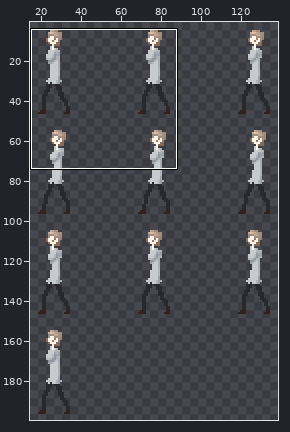
Sprite sheet, stored at Assets/Animation/Sprite/Selma/Shot_upper.png. Above, an overview of the earlier version with the close-up marked.
Close-up. Before the commit:
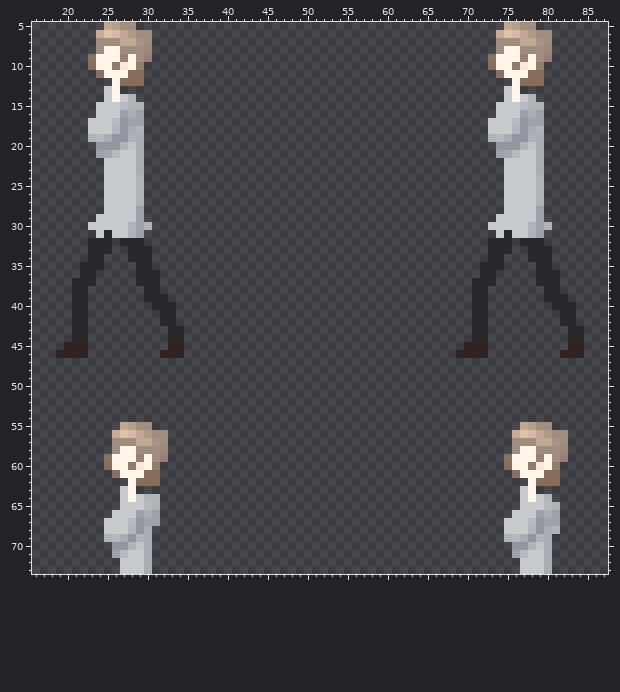
The file is 150x200 pixels. Colours within 5 levels of each other are drawn and written as one. Shown: x 16..87, y 5..73. The wide view leaves out empty margins. The commit also changed other parts of the picture, which this record leaves out.
Now the later version:
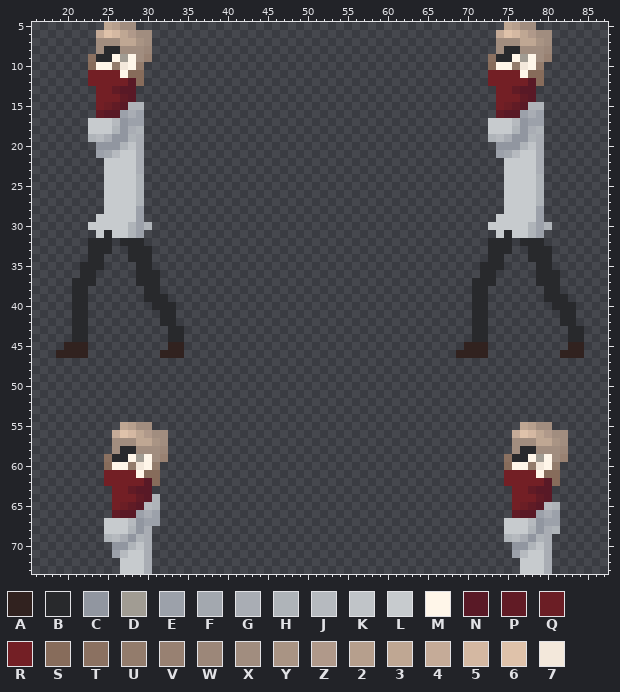
Palette (. is transparent): A #31221f  B #28292c  C #9196a0  D #a19c93  E #9ca1aa  F #a3a8af  G #a9adb4  H #afb4b9  J #b6babf  K #c0c4c8  L #c7cbce  M #fff6e9  N #591926  P #611b25  Q #6b1e25  R #731f25  S #876c5b  T #8b7161  U #937c6c  V #988172  W #9c8779  X #a18d7f  Y #a99484  Z #b0998a  2 #b69f8d  3 #bfa793  4 #c5ab98  5 #d4b8a2  6 #dfc2aa  7 #f3e8db
Diff:
@@ x 16..87 @@
  7 ........XXX33YX...........................................XXX33YX.......
- 8 ........XMMXXXW...........................................XMMXXXW.......
- 9 .......TMMMVMXV..........................................TMMMVMXV.......
+ 8 ........XBBXXXW...........................................XBBXXXW.......
+ 9 .......TBBMDMXV..........................................TBBMDMXV.......
 10 .......SMMU7MU...........................................SMMU7MU........
-11 ........TMMMSS............................................TMMMSS........
-12 ..........MSSS..............................................MSSS........
-13 .........LM................................................LM...........
-14 .........LMLH..............................................LMLH.........
-15 ........LLLJHH............................................LLLJHH........
-16 ........LLLEGE............................................LLLEGE........
+11 .......RRRRMSS...........................................RRRRMSS........
+12 .......RRRRRNS...........................................RRRRRNS........
+13 ........RRPNN.............................................RRPNN.........
+14 ........RRRPN.............................................RRRPN.........
+15 ........RQPNHH............................................RQPNHH........
+16 ........PNNEGE............................................PNNEGE........
 17 .......LLLJCEE...........................................LLLJCEE........
@@ x 16..87 @@
 57 ..........XXX33YX...........................................XXX33YX.....
-58 ..........XMMXXXW...........................................XMMXXXW.....
-59 .........TMMMVMXV..........................................TMMMVMXV.....
+58 ..........XBBXXXW...........................................XBBXXXW.....
+59 .........TBBMDMXV..........................................TBBMDMXV.....
 60 .........SMMU7MU...........................................SMMU7MU......
-61 ..........TMMMSS............................................TMMMSS......
-62 ............MSSS..............................................MSSS......
-63 ...........LM................................................LM.........
-64 ...........LMLHH.............................................LMLH.......
-65 ...........LLLJH.............................................LLLJH......
-66 ..........LLLEGE............................................LLLEGE......
+61 .........RRRRMSS...........................................RRRRMSS......
+62 .........RRRRRNS...........................................RRRRRNS......
+63 ..........RRPNN.............................................RRPNN.......
+64 ..........RRRPNH............................................RRRPN.......
+65 ..........RQPNJH............................................RQPNJH......
+66 ..........PNNEGE............................................PNNEGE......
 67 .........LLLJCEE...........................................LLLJCEE......
Pixel boxes of the changes (left, top, right, bottom) in both close-ups:
changed: (88, 46, 136, 118)
changed: (488, 46, 536, 118)
changed: (104, 446, 152, 518)
changed: (504, 446, 552, 518)
